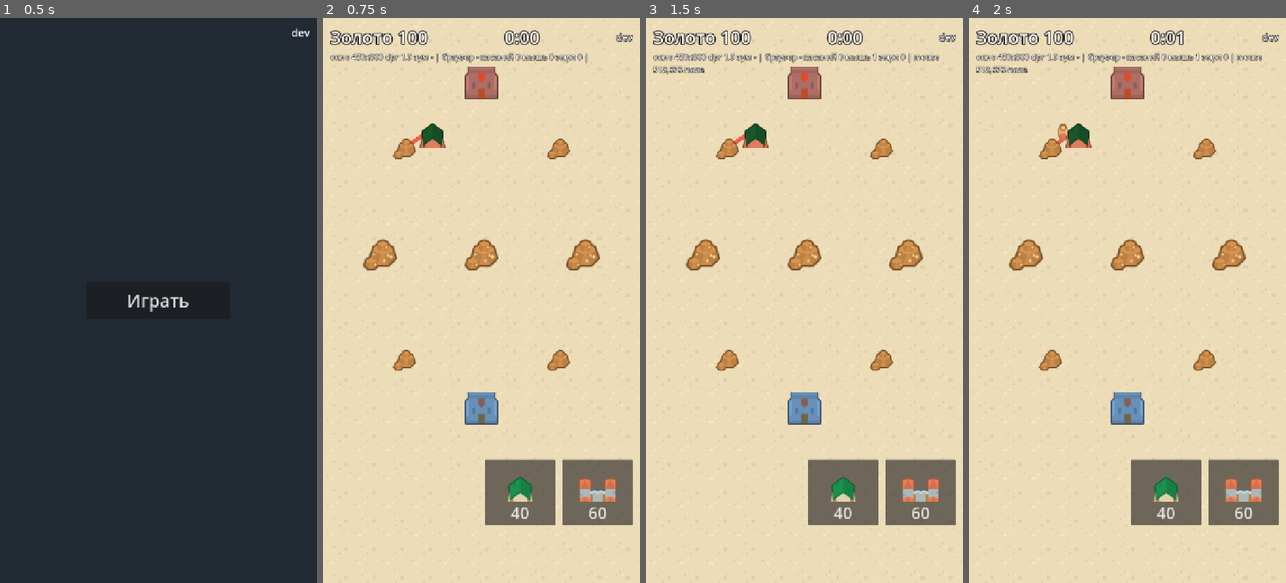
Above: before the commit, frames 1-4 (left to right).
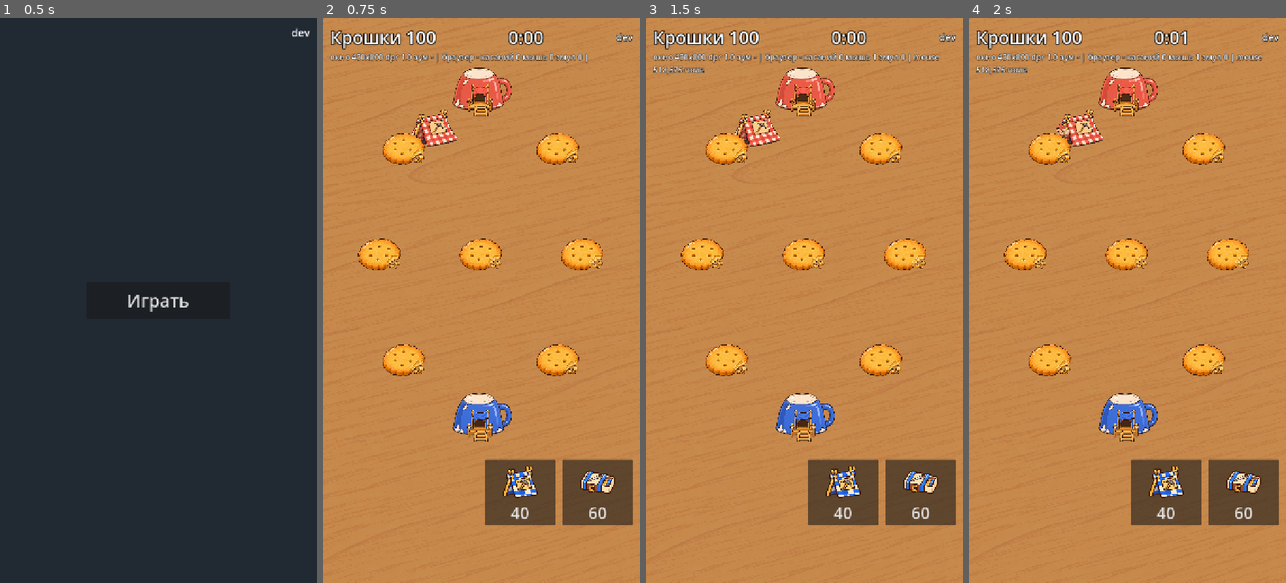
Above: after the commit, the same moments.

Repository: fishert2812/strategy-2d
Game: Godot game, scene res://scenes/main.tscn
Same seed, same stepped clock (60 frames per second), same inputs: the game is played once before the commit and once after it.
Inputs (mouse positions are in pixels of both pictures, inside the frame that each line leads up to):
- Up to frame 1 (0.5 s): no input
- Up to frame 2 (0.75 s): click "Играть" at 0.5 s
- Up to frame 3 (1.5 s): tap Enter at 1.25 s; move the mouse to (874, 272) at 1.27 s; click (874, 272) at 1.42 s
- Up to frame 4 (2 s): no input

Frame 1 is identical in both runs. In frame 2, 99% of the frame differs, in the area x 0-100%, y 0-100%; in frame 3, 99%; in frame 4, 99%.

Commit message:
Картинки Романа «Маленькие работяги»: кружки, лагеря, коробки, люди, печенье в трёх состояниях, стол, значки кнопок
Co-Authored-By: Claude Opus 5.5 <noreply@anthropic.com>
Claude-Session: https://claude.ai/code/session_019VbyzFae5xLzL824rEKy7F

Diff:
--- /dev/null
+++ b/data/look.json
@@ -0,0 +1,47 @@
+{
+  "_": "Вид поля: картинки Романа «Маленькие работяги». width — ширина холста PNG в точках поля 720. Постройки и печенье ставим центром картинки (видимая часть у них по центру холста), людей — точкой опоры anchor (доли от левого верхнего угла). deposit.states — порог доли оставшихся крошек и картинка.",
+  "dir": "res://art/table/",
+  "home": {
+    "files": ["hq_blue", "hq_red"],
+    "width": 173
+  },
+  "camp": {
+    "files": ["camp_blue", "camp_red"],
+    "width": 140
+  },
+  "barracks": {
+    "files": ["barracks_blue", "barracks_red"],
+    "width": 140
+  },
+  "carrier": {
+    "files": ["porter_blue", "porter_red"],
+    "width": 56,
+    "anchor": [0.5, 0.8672]
+  },
+  "warrior": {
+    "files": ["warrior_blue", "warrior_red"],
+    "width": 56,
+    "anchor": [0.5, 0.8477]
+  },
+  "deposit": {
+    "width": 133,
+    "states": [
+      [0.6, "gold_full"],
+      [0.2, "gold_half"],
+      [0.0, "gold_low"]
+    ]
+  },
+  "background": "background_table",
+  "_background_tint": "Стол приглушён, чтобы печенье, тропы и люди читались на нём.",
+  "background_tint": "#C9C0B8",
+  "icons": {
+    "camp": "icon_camp",
+    "barracks": "icon_barracks"
+  },
+  "path_colors": ["#6DA8F4", "#E97062"],
+  "path_width": 7,
+  "path_edge": {
+    "color": "#3B2414",
+    "width": 11
+  }
+}
--- a/scenes/battle.tscn
+++ b/scenes/battle.tscn
@@ -1,9 +1,6 @@
-[gd_scene load_steps=6 format=3]
+[gd_scene load_steps=3 format=3]
 
 [ext_resource type="Script" path="res://scripts/battle.gd" id="1"]
-[ext_resource type="Texture2D" path="res://art/rts/medievalTile_01.png" id="2"]
-[ext_resource type="Texture2D" path="res://art/rts/medievalStructure_10.png" id="3"]
-[ext_resource type="Texture2D" path="res://art/rts/medievalStructure_02.png" id="4"]
 [ext_resource type="Script" path="res://scripts/feedback.gd" id="5"]
 
 [node name="Battle" type="Control"]
@@ -25,9 +22,8 @@
 grow_horizontal = 2
 grow_vertical = 2
 mouse_filter = 2
-texture = ExtResource("2")
 expand_mode = 1
-stretch_mode = 1
+stretch_mode = 6
 
 [node name="World" type="Node2D" parent="."]
 
@@ -39,7 +35,6 @@
 [node name="Ghost" type="Sprite2D" parent="World"]
 visible = false
 modulate = Color(1, 1, 1, 0.6)
-scale = Vector2(1.5, 1.5)
 
 [node name="Hud" type="MarginContainer" parent="."]
 layout_mode = 1
@@ -64,7 +59,7 @@
 theme_override_colors/font_outline_color = Color(0, 0, 0, 1)
 theme_override_constants/outline_size = 8
 theme_override_font_sizes/font_size = 40
-text = "Золото 100"
+text = "Крошки 100"
 
 [node name="Time" type="Label" parent="Hud/Box/Top"]
 layout_mode = 2
@@ -121,7 +116,6 @@
 mouse_filter = 2
 theme_override_font_sizes/font_size = 36
 text = "40"
-icon = ExtResource("3")
 icon_alignment = 1
 vertical_icon_alignment = 0
 expand_icon = true
@@ -132,7 +126,6 @@
 mouse_filter = 2
 theme_override_font_sizes/font_size = 36
 text = "60"
-icon = ExtResource("4")
 icon_alignment = 1
 vertical_icon_alignment = 0
 expand_icon = true
--- a/scripts/battle.gd
+++ b/scripts/battle.gd
@@ -1,25 +1,13 @@
 extends Control
 ## Экран партии: поле, здания, постройка и тропы касанием или перетягиванием, конец партии.
 
-const TEX := {
-	"home": preload("res://art/rts/medievalStructure_05.png"),
-	"camp": preload("res://art/rts/medievalStructure_10.png"),
-	"barracks": preload("res://art/rts/medievalStructure_02.png"),
-	"small": preload("res://art/rts/medievalEnvironment_17.png"),
-	"rich": preload("res://art/rts/medievalEnvironment_19.png"),
-}
-## Люди по сторонам: [наш, врага].
-const UNIT := {
-	"carrier": [preload("res://art/rts/medievalUnit_23.png"), preload("res://art/rts/medievalUnit_05.png")],
-	"warrior": [preload("res://art/rts/medievalUnit_03.png"), preload("res://art/rts/medievalUnit_09.png")],
-}
-const PATH_COLOR := [Color(0.2, 0.45, 1.0, 0.75), Color(0.95, 0.2, 0.15, 0.75)]
-## Цвет стороны: синие мы, красные враг.
-const TINT := [Color(0.6, 0.78, 1.0), Color(1.0, 0.6, 0.55)]
+## Вид поля: картинки, размеры и цвета троп — data/look.json.
+const LOOK := "res://data/look.json"
 ## Сдвиг пальца меньше этого — касание, а не перетягивание.
 const TAP := 24.0
 
 var sim: Sim
+var look: Dictionary = JSON.parse_string(FileAccess.get_file_as_string(LOOK))
 var shake := 0.0
 var enemy: Enemy
 var _sprites := {}
@@ -40,6 +28,10 @@
 
 func _ready() -> void:
 	$Hud/Box/Top/Sha.text = Version.sha()
+	$Grass.texture = _tex(look.background)
+	$Grass.modulate = Color(look.background_tint)
+	for kind in buttons:
+		buttons[kind].icon = _tex(look.icons[kind])
 	$End/Center/Box/Again.pressed.connect(restart)
 	SafeArea.apply($Hud)
 	if OS.has_feature("web"):
@@ -63,7 +55,7 @@
 	for b in sim.buildings:
 		_on_sim("built", b)
 	for d in sim.deposits:
-		_add_sprite(d.id, TEX.rich if d.max >= 400 else TEX.small, d.pos)
+		_add_sprite(d.id, look.deposit, _tex(look.deposit.states[0][1]), d.pos)
 	$End.hide()
 
 
@@ -79,14 +71,17 @@
 	world.position = Vector2((size.x - field.x * k) / 2, top + (room.y - field.y * k) / 2)
 	world.position += Vector2(randf_range(-shake, shake), randf_range(-shake, shake))
 	shake = move_toward(shake, 0.0, dt * 40.0)
-	$Hud/Box/Top/Gold.text = "Золото %d" % sim.gold[Sim.PLAYER]
+	$Hud/Box/Top/Gold.text = "Крошки %d" % sim.gold[Sim.PLAYER]
 	$Hud/Box/Top/Time.text = "%d:%02d" % [int(sim.time) / 60, int(sim.time) % 60]
 	for kind in buttons:
 		buttons[kind].modulate.a = 1.0 if sim.gold[Sim.PLAYER] >= sim.cfg.buildings[kind].cost else 0.45
 	for d in sim.deposits:
 		var s: Node2D = _sprites[d.id]
 		s.visible = d.gold > 0
-		s.scale = Vector2.ONE * lerpf(1.0, 2.2, d.gold / 600.0)
+		for st in look.deposit.states:
+			if d.gold / d.max > st[0]:
+				s.texture = _tex(st[1])
+				break
 	for b in sim.buildings:
 		var bar: ProgressBar = _sprites[b.id].get_node("Hp")
 		bar.value = b.hp / b.max_hp * 100.0
@@ -103,8 +98,8 @@
 			continue
 		seen[b.id] = true
 		if not _lines.has(b.id):
-			_lines[b.id] = _line(PATH_COLOR[b.side])
-		_lines[b.id].points = [b.pos, b.target.pos]
+			_lines[b.id] = _line(Color(look.path_colors[b.side]))
+		_points(_lines[b.id], [b.pos, b.target.pos])
 	_drop_missing(_lines, seen)
 
 
@@ -114,12 +109,14 @@
 		seen[u.id] = true
 		if not _units.has(u.id):
 			var s := Sprite2D.new()
-			s.texture = UNIT[u.kind][u.side]
-			s.scale = Vector2.ONE * 1.6
-			s.offset.y = -12
+			_fit(s, look[u.kind], _tex(look[u.kind].files[u.side]))
 			things.add_child(s)
 			_units[u.id] = s
-		_units[u.id].position = u.pos
+		var sprite: Sprite2D = _units[u.id]
+		# Люди нарисованы лицом влево: идёт вправо — отражаем.
+		if absf(u.pos.x - sprite.position.x) > 0.01:
+			sprite.flip_h = u.pos.x > sprite.position.x
+		sprite.position = u.pos
 	_drop_missing(_units, seen)
 
 
@@ -130,14 +127,28 @@
 			nodes.erase(id)
 
 
+## Тропа: цветная линия с тёмной каймой, чтобы читалась на дереве стола.
 func _line(color: Color) -> Line2D:
+	var line := _stroke(color, look.path_width)
+	var edge := _stroke(Color(look.path_edge.color), look.path_edge.width)
+	edge.show_behind_parent = true
+	line.add_child(edge)
+	$World/Paths.add_child(line)
+	return line
+
+
+func _stroke(color: Color, width: float) -> Line2D:
 	var line := Line2D.new()
-	line.width = 10
+	line.width = width
 	line.default_color = color
 	line.begin_cap_mode = Line2D.LINE_CAP_ROUND
 	line.end_cap_mode = Line2D.LINE_CAP_ROUND
-	$World/Paths.add_child(line)
 	return line
+
+
+func _points(line: Line2D, pts: Array) -> void:
+	line.points = PackedVector2Array(pts)
+	line.get_child(0).points = line.points
 
 
 ## Палец на телефоне: касание и перетягивание. Берём первое пришедшее событие нажатия —
@@ -183,7 +194,7 @@
 
 func _move(pos: Vector2) -> void:
 	if _drag.has("from"):
-		_drag.line.points = [_drag.from.pos, world.to_local(pos)]
+		_points(_drag.line, [_drag.from.pos, world.to_local(pos)])
 	elif _drag.has("what"):
 		ghost.position = world.to_local(pos)
 		var ok: bool = sim.can_build(Sim.PLAYER, _drag.what, ghost.position) == ""
@@ -197,7 +208,7 @@
 		if buttons[kind].get_global_rect().has_point(pos):
 			_pick({})
 			_drag = {"what": kind, "start": pos}
-			ghost.texture = TEX[kind]
+			_fit(ghost, look[kind], _tex(look[kind].files[Sim.PLAYER]))
 			ghost.position = world.to_local(pos)
 			ghost.show()
 			return
@@ -206,7 +217,7 @@
 		return
 	var b := sim.building_at(world.to_local(pos), Sim.PLAYER)
 	if b.get("kind") in ["camp", "barracks"]:
-		_drag = {"from": b, "line": _line(PATH_COLOR[Sim.PLAYER].lightened(0.4)), "start": pos}
+		_drag = {"from": b, "line": _line(Color(look.path_colors[Sim.PLAYER]).lightened(0.4)), "start": pos}
 
 
 func _release(pos: Vector2) -> void:
@@ -262,14 +273,14 @@
 func _on_sim(what: String, data: Dictionary) -> void:
 	match what:
 		"built":
-			var s := _add_sprite(data.id, TEX[data.kind], data.pos)
-			s.scale = Vector2.ONE * (1.9 if data.kind == "home" else 1.5)
-			s.modulate = TINT[data.side]
+			var l: Dictionary = look[data.kind]
+			var s := _add_sprite(data.id, l, _tex(l.files[data.side]), data.pos)
 			var bar := ProgressBar.new()
 			bar.name = "Hp"
 			bar.show_percentage = false
 			bar.size = Vector2(44, 6)
-			bar.position = Vector2(-22, -30)
+			bar.scale = Vector2.ONE / s.scale
+			bar.position = Vector2(-22, -l.width * 0.4) / s.scale
 			bar.hide()
 			s.add_child(bar)
 		"destroyed":
@@ -288,9 +299,20 @@
 	return _sprites.get(id, _units.get(id))
 
 
-func _add_sprite(id: int, tex: Texture2D, pos: Vector2) -> Sprite2D:
+func _tex(file: String) -> Texture2D:
+	return load(look.dir + file + ".png")
+
+
+## Размер картинки по ширине из look.json; у людей точка опоры — ноги.
+func _fit(s: Sprite2D, l: Dictionary, tex: Texture2D) -> void:
+	s.texture = tex
+	s.scale = Vector2.ONE * l.width / tex.get_width()
+	s.offset.y = (0.5 - l.anchor[1]) * tex.get_height() if l.has("anchor") else 0.0
+
+
+func _add_sprite(id: int, l: Dictionary, tex: Texture2D, pos: Vector2) -> Sprite2D:
 	var s := Sprite2D.new()
-	s.texture = tex
+	_fit(s, l, tex)
 	s.position = pos
 	things.add_child(s)
 	_sprites[id] = s
--- a/scripts/sim.gd
+++ b/scripts/sim.gd
@@ -158,7 +158,7 @@
 	if pos.x < 30 or pos.y < 30 or pos.x > field.x - 30 or pos.y > field.y - 30:
 		return "вне поля"
 	if gold[side] < cfg.buildings[kind].cost:
-		return "мало золота"
+		return "мало крошек"
 	for o in buildings + deposits:
 		if o.pos.distance_to(pos) < cfg.build_gap:
 			return "занято"
--- a/tests/test_field.gd
+++ b/tests/test_field.gd
@@ -23,7 +23,7 @@
 	if far != "далеко от своих":
 		return "у врага строить можно: «%s»" % far
 	sim.gold[Sim.PLAYER] = 0
-	if sim.can_build(Sim.PLAYER, "camp", home.pos + Vector2(-120, 0)) != "мало золота":
+	if sim.can_build(Sim.PLAYER, "camp", home.pos + Vector2(-120, 0)) != "мало крошек":
 		return "без золота строить можно"
 	return ""
 
Binary file added: art/table/background_table.png
Not shown, added: art/table/background_table.png.import
Binary file added: art/table/barracks_blue.png
Not shown, added: art/table/barracks_blue.png.import
Binary file added: art/table/barracks_red.png
Not shown, added: art/table/barracks_red.png.import
Binary file added: art/table/camp_blue.png
Not shown, added: art/table/camp_blue.png.import
Binary file added: art/table/camp_red.png
Not shown, added: art/table/camp_red.png.import
Binary file added: art/table/gold_full.png
Not shown, added: art/table/gold_full.png.import
(and 23 more such lines)
